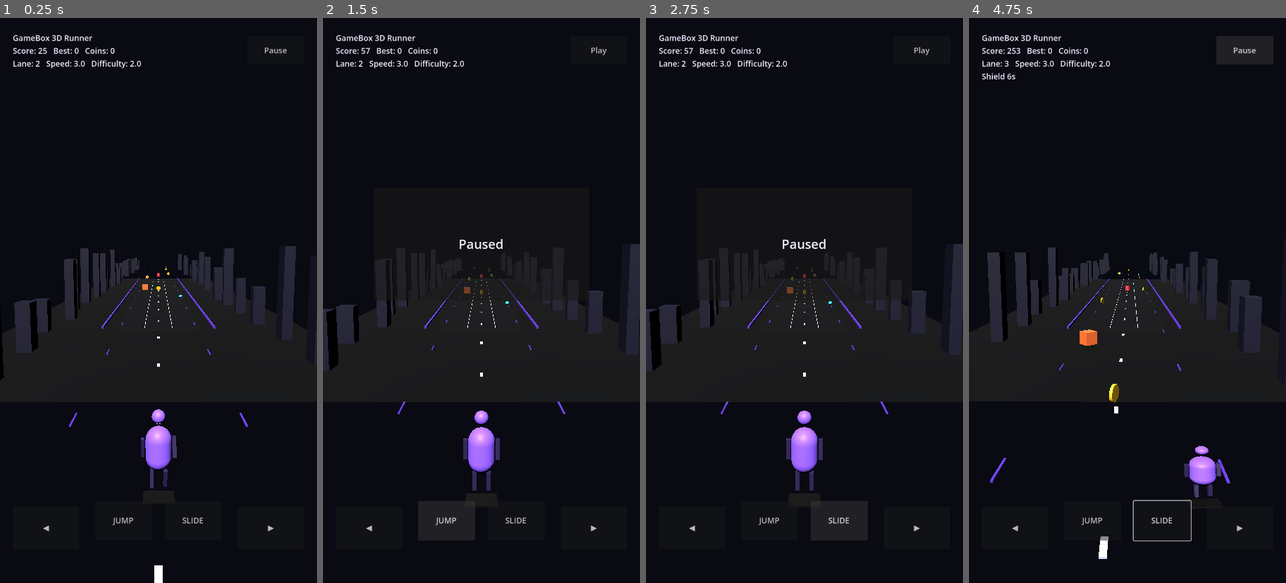
Above: before the commit, frames 1-4 (left to right).
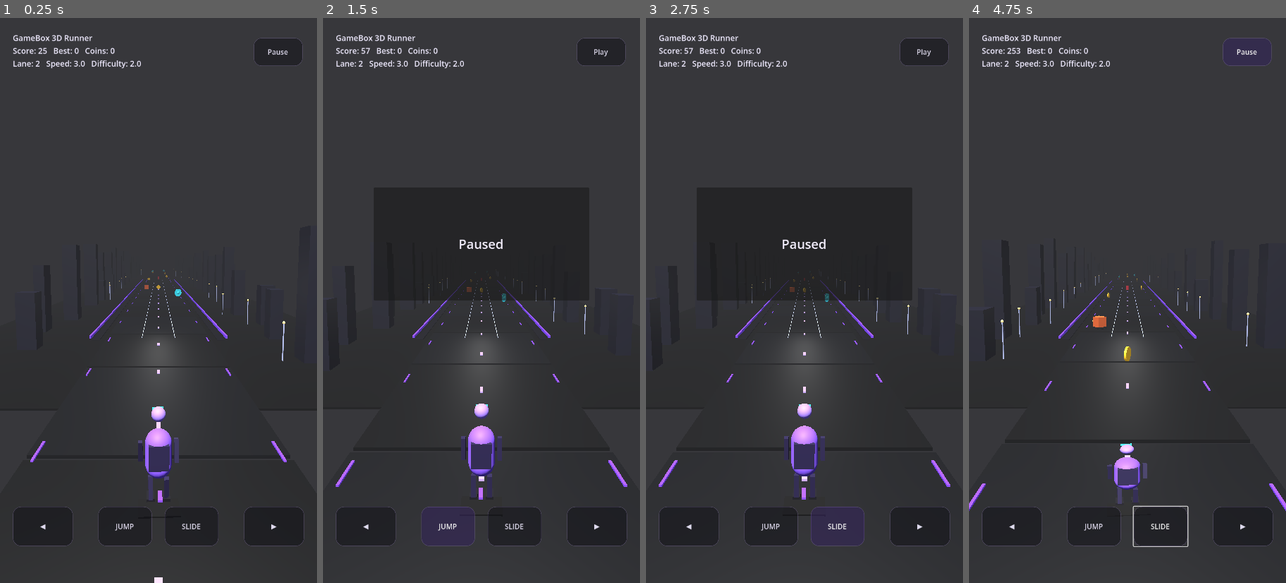
Above: after the commit, the same moments.

Repository: rahul12662006-cloud/GameBox3DRunnerGodot
Game: Godot game, scene res://scenes/Main.tscn
Same seed, same stepped clock (60 frames per second), same inputs: the game is played once before the commit and once after it.
Inputs:
- Up to frame 1 (0.25 s): no input
- Up to frame 2 (1.5 s): click "Pause" at 0.5 s; click "JUMP" at 1.25 s
- Up to frame 3 (2.75 s): click "SLIDE" at 2 s
- Up to frame 4 (4.75 s): click "Play" at 2.75 s; hold Right (lane_right) 3.53-4.28 s; hold Shift (slide) 3.53-4.28 s; hold Left (lane_left) from 4.28 s (still down); tap Shift (slide) at 4.35 s

The runs differ from the first frame. In frame 1, 79% of the frame differs, in the area x 0-100%, y 0-100%; in frame 2, 69%; in frame 3, 69%; in frame 4, 80%.

Commit message:
Polish Godot runner low poly visuals

Diff:
--- a/scripts/Main.gd
+++ b/scripts/Main.gd
@@ -1,13 +1,13 @@
 extends Node3D
 
 # GameBox 3D Runner - Android-safe real 3D prototype.
-# Phase 5A.3: runner motion-feel pass with character animation, camera motion and scrolling world cues.
+# Phase 5A.4: procedural low-poly polish pass with cleaner UI, environment, obstacles and feedback.
 
 const LANES = [-1.65, 0.0, 1.65]
 const PLAYER_Z = 3.2
-const SPAWN_Z = -82.0
-const DESPAWN_Z = 8.5
-const BASE_Y = 0.68
+const SPAWN_Z = -92.0
+const DESPAWN_Z = 9.5
+const BASE_Y = 0.64
 
 var config = {
 	"gameName": "GameBox 3D Runner",
@@ -54,8 +54,13 @@
 var player_arm_r
 var player_leg_l
 var player_leg_r
+var player_head
+var player_trail_nodes = []
 var run_cycle = 0.0
 var last_lane_index = 1
+var screen_shake_timer = 0.0
+var feedback_label
+var feedback_timer = 0.0
 
 func _ready():
 	randomize()
@@ -134,27 +139,40 @@
 	save.save("user://runner_score.cfg")
 
 func create_materials():
-	mats["road"] = make_mat(Color(0.025, 0.028, 0.040))
-	mats["road_side"] = make_mat(Color(0.32, 0.18, 0.72))
+	mats["road"] = make_mat(Color(0.020, 0.024, 0.034))
+	mats["road_panel"] = make_mat(Color(0.032, 0.038, 0.055))
+	mats["road_side"] = make_mat(Color(0.48, 0.25, 1.00), true, 0.45)
 	mats["lane"] = make_mat(Color(0.72, 0.76, 0.92))
+	mats["lane_glow"] = make_mat(Color(0.70, 0.58, 1.0), true, 0.35)
 	mats["player"] = make_mat(character_color())
-	mats["player_dark"] = make_mat(Color(0.15, 0.11, 0.28))
-	mats["coin"] = make_mat(Color(1.0, 0.78, 0.12))
-	mats["powerup"] = make_mat(Color(0.18, 0.88, 0.95))
-	mats["obstacle"] = make_mat(Color(1.0, 0.22, 0.30))
+	mats["player_light"] = make_mat(character_color().lightened(0.25), true, 0.10)
+	mats["player_dark"] = make_mat(Color(0.13, 0.10, 0.25))
+	mats["shoe"] = make_mat(Color(0.06, 0.055, 0.09))
+	mats["coin"] = make_mat(Color(1.0, 0.78, 0.12), true, 0.55)
+	mats["powerup"] = make_mat(Color(0.18, 0.88, 0.95), true, 0.70)
+	mats["obstacle"] = make_mat(Color(1.0, 0.20, 0.28))
+	mats["obstacle_dark"] = make_mat(Color(0.42, 0.06, 0.10))
 	mats["box"] = make_mat(Color(0.95, 0.42, 0.18))
-	mats["shadow"] = make_mat(Color(0.0, 0.0, 0.0, 0.45))
-	mats["env_dark"] = make_mat(Color(0.08, 0.08, 0.16))
+	mats["box_band"] = make_mat(Color(1.0, 0.78, 0.42))
+	mats["shadow"] = make_mat(Color(0.0, 0.0, 0.0, 0.48))
+	mats["env_dark"] = make_mat(Color(0.075, 0.075, 0.14))
+	mats["env_mid"] = make_mat(Color(0.11, 0.11, 0.20))
+	mats["window"] = make_mat(Color(0.48, 0.55, 0.88), true, 0.30)
 	mats["env_green"] = make_mat(Color(0.05, 0.32, 0.14))
 	mats["env_desert"] = make_mat(Color(0.52, 0.31, 0.14))
 	mats["env_snow"] = make_mat(Color(0.78, 0.88, 0.98))
-	mats["env_cyber"] = make_mat(Color(0.10, 0.72, 0.95))
-
-func make_mat(color):
+	mats["env_cyber"] = make_mat(Color(0.10, 0.72, 0.95), true, 0.90)
+	mats["lamp"] = make_mat(Color(1.0, 0.86, 0.52), true, 1.0)
+
+func make_mat(color, emission_enabled := false, emission_energy := 0.0):
 	var mat = StandardMaterial3D.new()
 	mat.albedo_color = color
-	mat.roughness = 0.55
-	mat.metallic = 0.02
+	mat.roughness = 0.62
+	mat.metallic = 0.0
+	if emission_enabled:
+		mat.emission_enabled = true
+		mat.emission = color
+		mat.emission_energy_multiplier = emission_energy
 	return mat
 
 func character_color():
@@ -193,49 +211,70 @@
 	var e = Environment.new()
 	e.background_mode = Environment.BG_COLOR
 	match map_key():
-		"jungle": e.background_color = Color(0.02, 0.12, 0.08)
-		"desert": e.background_color = Color(0.20, 0.12, 0.06)
-		"snow": e.background_color = Color(0.12, 0.16, 0.22)
-		"cyber": e.background_color = Color(0.02, 0.02, 0.08)
-		_: e.background_color = Color(0.035, 0.04, 0.07)
+		"jungle": e.background_color = Color(0.015, 0.09, 0.06)
+		"desert": e.background_color = Color(0.18, 0.10, 0.045)
+		"snow": e.background_color = Color(0.10, 0.14, 0.20)
+		"cyber": e.background_color = Color(0.008, 0.010, 0.035)
+		_: e.background_color = Color(0.018, 0.022, 0.040)
+	e.ambient_light_source = Environment.AMBIENT_SOURCE_COLOR
+	e.ambient_light_color = Color(0.40, 0.42, 0.55)
+	e.ambient_light_energy = 0.65
+	e.fog_enabled = true
+	e.fog_density = 0.028
+	e.fog_light_color = e.background_color.lightened(0.20)
 	env.environment = e
 	add_child(env)
 	RenderingServer.set_default_clear_color(e.background_color)
 
 	var sun = DirectionalLight3D.new()
-	sun.light_energy = 2.25
-	sun.rotation_degrees = Vector3(-54, -18, 0)
+	sun.light_energy = 2.65
+	sun.rotation_degrees = Vector3(-58, -22, 0)
 	add_child(sun)
 	var fill = OmniLight3D.new()
-	fill.position = Vector3(0, 4.5, 5.8)
-	fill.light_energy = 1.45
-	fill.omni_range = 22.0
+	fill.position = Vector3(0, 4.2, 4.2)
+	fill.light_energy = 1.85
+	fill.omni_range = 24.0
 	add_child(fill)
+	var rim = OmniLight3D.new()
+	rim.position = Vector3(0, 2.5, -12.0)
+	rim.light_energy = 1.05
+	rim.omni_range = 30.0
+	add_child(rim)
 
 	create_road()
 	create_environment_props()
 
 func create_road():
 	road_dash_nodes.clear()
-	add_box("GroundPlane", Vector3(0, -0.06, -32), Vector3(18.0, 0.05, 60.0), make_mat(Color(0.012, 0.014, 0.025)), world_root)
-	add_box("Road", Vector3(0, 0, -36), Vector3(5.1, 0.08, 46.0), mats["road"], world_root)
-	add_box("LeftRail", Vector3(-3.35, 0.14, -36), Vector3(0.12, 0.12, 46.0), mats["road_side"], world_root)
-	add_box("RightRail", Vector3(3.35, 0.14, -36), Vector3(0.12, 0.12, 46.0), mats["road_side"], world_root)
+	add_box("GroundPlane", Vector3(0, -0.09, -38), Vector3(20.0, 0.055, 74.0), make_mat(Color(0.009, 0.010, 0.018)), world_root)
+
+	# Segmented road plates give visible forward motion instead of one flat slab.
+	for i in range(16):
+		var z = -84.0 + float(i) * 6.0
+		var mat = mats["road"] if i % 2 == 0 else mats["road_panel"]
+		var plate = add_box("RoadPlate", Vector3(0, 0, z), Vector3(5.35, 0.08, 5.82), mat, world_root)
+		road_dash_nodes.append(plate)
+
+	add_box("LeftRail", Vector3(-3.45, 0.16, -38), Vector3(0.10, 0.13, 58.0), mats["road_side"], world_root)
+	add_box("RightRail", Vector3(3.45, 0.16, -38), Vector3(0.10, 0.13, 58.0), mats["road_side"], world_root)
+	add_box("LeftShoulder", Vector3(-3.15, 0.02, -38), Vector3(0.36, 0.04, 58.0), make_mat(Color(0.035, 0.030, 0.070)), world_root)
+	add_box("RightShoulder", Vector3(3.15, 0.02, -38), Vector3(0.36, 0.04, 58.0), make_mat(Color(0.035, 0.030, 0.070)), world_root)
+
 	for x in [-0.83, 0.83]:
-		add_box("Lane", Vector3(x, 0.13, -36), Vector3(0.028, 0.035, 46.0), mats["lane"], world_root)
-	for z in range(-80, 8, 5):
-		var dash = add_box("Dash", Vector3(0, 0.17, float(z)), Vector3(0.12, 0.035, 0.40), mats["lane"], world_root)
+		add_box("LaneLine", Vector3(x, 0.14, -38), Vector3(0.025, 0.035, 58.0), mats["lane"], world_root)
+	for z in range(-88, 8, 4):
+		var dash = add_box("CenterDash", Vector3(0, 0.18, float(z)), Vector3(0.10, 0.035, 0.42), mats["lane_glow"], world_root)
 		road_dash_nodes.append(dash)
-	for side_x in [-2.25, 2.25]:
-		for z in range(-82, 8, 7):
-			var side_dash = add_box("SpeedDash", Vector3(side_x, 0.18, float(z)), Vector3(0.055, 0.035, 0.80), mats["road_side"], world_root)
+	for side_x in [-2.40, 2.40]:
+		for z in range(-88, 8, 5):
+			var side_dash = add_box("EdgeDash", Vector3(side_x, 0.18, float(z)), Vector3(0.055, 0.035, 0.72), mats["road_side"], world_root)
 			road_dash_nodes.append(side_dash)
 
 func create_environment_props():
 	env_motion_nodes.clear()
 	var key = map_key()
-	for i in range(26):
-		var z = -78.0 + float(i) * 4.5
+	for i in range(34):
+		var z = -92.0 + float(i) * 4.1
 		var left_x = -5.9 - randf() * 1.2
 		var right_x = 5.9 + randf() * 1.2
 		match key:
@@ -264,11 +303,20 @@
 
 func create_building(x, z):
 	var group = create_prop_group("BuildingGroup", x, z)
-	var h = randf_range(1.6, 5.2)
-	var w = randf_range(0.55, 1.05)
-	add_box("Building", Vector3(0, h * 0.5, 0), Vector3(w, h, randf_range(0.65, 1.05)), mats["env_dark"], group)
-	if randf() > 0.45:
-		add_box("WindowGlow", Vector3(0, h * 0.62, -0.56), Vector3(w * 0.42, 0.08, 0.018), mats["road_side"], group)
+	var h = randf_range(2.0, 6.2)
+	var w = randf_range(0.60, 1.15)
+	add_box("Building", Vector3(0, h * 0.5, 0), Vector3(w, h, randf_range(0.70, 1.18)), mats["env_dark"], group)
+	var floors = clamp(int(h * 1.35), 3, 9)
+	for f in range(floors):
+		if randf() > 0.32:
+			var y = 0.65 + float(f) * 0.45
+			add_box("Window", Vector3(-w * 0.18, y, -0.60), Vector3(0.10, 0.055, 0.018), mats["window"], group)
+			add_box("Window", Vector3(w * 0.18, y, -0.60), Vector3(0.10, 0.055, 0.018), mats["window"], group)
+	# occasional street light / sign for depth and premium feel
+	if randf() > 0.62:
+		var lamp_x = -sign(x) * 1.15
+		add_cylinder("LampPost", Vector3(lamp_x, 0.75, 0.15), 0.025, 1.5, mats["lane"], group)
+		add_sphere("Lamp", Vector3(lamp_x, 1.55, 0.15), Vector3(0.12, 0.12, 0.12), mats["lamp"], group)
 
 func create_tree(x, z):
 	var group = create_prop_group("TreeGroup", x, z)
@@ -296,21 +344,30 @@
 	player_root.position = Vector3(LANES[lane_index], BASE_Y, PLAYER_Z)
 	player_body = Node3D.new()
 	player_root.add_child(player_body)
-	add_box("PlayerShadow", Vector3(0, -0.46, 0.10), Vector3(0.55, 0.025, 0.34), mats["shadow"], player_body)
-	add_capsule("Body", Vector3(0, 0.40, 0), 0.23, 0.78, mats["player"], player_body)
-	add_sphere("Head", Vector3(0, 0.98, 0), Vector3(0.24, 0.24, 0.24), mats["player"], player_body)
-	add_box("Chest", Vector3(0, 0.37, -0.05), Vector3(0.32, 0.32, 0.08), mats["player_dark"], player_body)
-	player_arm_l = add_box("ArmL", Vector3(-0.28, 0.42, 0), Vector3(0.07, 0.36, 0.07), mats["player_dark"], player_body)
-	player_arm_r = add_box("ArmR", Vector3(0.28, 0.42, 0), Vector3(0.07, 0.36, 0.07), mats["player_dark"], player_body)
-	player_leg_l = add_box("LegL", Vector3(-0.12, -0.16, 0), Vector3(0.07, 0.32, 0.08), mats["player_dark"], player_body)
-	player_leg_r = add_box("LegR", Vector3(0.12, -0.16, 0), Vector3(0.07, 0.32, 0.08), mats["player_dark"], player_body)
+	add_box("PlayerShadow", Vector3(0, -0.43, 0.10), Vector3(0.62, 0.025, 0.38), mats["shadow"], player_body)
+	add_capsule("Torso", Vector3(0, 0.38, 0), 0.20, 0.74, mats["player"], player_body)
+	add_box("ChestPlate", Vector3(0, 0.42, -0.10), Vector3(0.34, 0.25, 0.07), mats["player_light"], player_body)
+	add_box("Backpack", Vector3(0, 0.40, 0.16), Vector3(0.30, 0.38, 0.08), mats["player_dark"], player_body)
+	player_head = add_sphere("Head", Vector3(0, 0.96, -0.02), Vector3(0.22, 0.22, 0.22), mats["player_light"], player_body)
+	add_box("Visor", Vector3(0, 0.98, -0.22), Vector3(0.18, 0.045, 0.025), mats["powerup"], player_body)
+	player_arm_l = add_box("ArmL", Vector3(-0.27, 0.42, 0), Vector3(0.065, 0.34, 0.065), mats["player_dark"], player_body)
+	player_arm_r = add_box("ArmR", Vector3(0.27, 0.42, 0), Vector3(0.065, 0.34, 0.065), mats["player_dark"], player_body)
+	player_leg_l = add_box("LegL", Vector3(-0.12, -0.17, 0), Vector3(0.07, 0.34, 0.08), mats["player_dark"], player_body)
+	player_leg_r = add_box("LegR", Vector3(0.12, -0.17, 0), Vector3(0.07, 0.34, 0.08), mats["player_dark"], player_body)
+	add_box("ShoeL", Vector3(-0.12, -0.36, -0.07), Vector3(0.12, 0.045, 0.20), mats["shoe"], player_body)
+	add_box("ShoeR", Vector3(0.12, -0.36, -0.07), Vector3(0.12, 0.045, 0.20), mats["shoe"], player_body)
+	player_trail_nodes.clear()
+	for i in range(3):
+		var trail = add_box("RunTrail", Vector3(0, 0.05, 0.35 + float(i) * 0.20), Vector3(0.06, 0.028, 0.20), mats["road_side"], player_body)
+		trail.visible = false
+		player_trail_nodes.append(trail)
 
 func create_camera():
 	camera = Camera3D.new()
 	camera.name = "Camera"
-	camera.position = Vector3(0, 4.75, 10.2)
-	camera.look_at(Vector3(0, 0.95, -20), Vector3.UP)
-	camera.fov = 72
+	camera.position = Vector3(0, 4.15, 8.20)
+	camera.look_at(Vector3(0, 1.10, -16), Vector3.UP)
+	camera.fov = 78
 	camera.current = true
 	add_child(camera)
 
@@ -331,20 +388,31 @@
 	hud_label.add_theme_color_override("font_color", Color(0.94, 0.92, 1.0))
 	root.add_child(hud_label)
 
-	pause_button = make_button("Pause", 0.78, 0.032, 0.96, 0.082)
+	feedback_label = Label.new()
+	feedback_label.anchor_left = 0.30
+	feedback_label.anchor_right = 0.70
+	feedback_label.anchor_top = 0.18
+	feedback_label.anchor_bottom = 0.24
+	feedback_label.horizontal_alignment = HORIZONTAL_ALIGNMENT_CENTER
+	feedback_label.add_theme_font_size_override("font_size", 22)
+	feedback_label.add_theme_color_override("font_color", Color(1.0, 0.86, 0.26))
+	feedback_label.text = ""
+	root.add_child(feedback_label)
+
+	pause_button = make_button("Pause", 0.80, 0.035, 0.955, 0.085)
 	pause_button.pressed.connect(toggle_pause)
 	root.add_child(pause_button)
 
-	var left_btn = make_button("◀", 0.04, 0.865, 0.25, 0.94)
+	var left_btn = make_button("◀", 0.04, 0.865, 0.23, 0.935)
 	left_btn.pressed.connect(lane_left)
 	root.add_child(left_btn)
-	var right_btn = make_button("▶", 0.75, 0.865, 0.96, 0.94)
+	var right_btn = make_button("▶", 0.77, 0.865, 0.96, 0.935)
 	right_btn.pressed.connect(lane_right)
 	root.add_child(right_btn)
-	var jump_btn = make_button("JUMP", 0.30, 0.855, 0.48, 0.925)
+	var jump_btn = make_button("JUMP", 0.31, 0.865, 0.48, 0.935)
 	jump_btn.pressed.connect(jump)
 	root.add_child(jump_btn)
-	var slide_btn = make_button("SLIDE", 0.52, 0.855, 0.70, 0.925)
+	var slide_btn = make_button("SLIDE", 0.52, 0.865, 0.69, 0.935)
 	slide_btn.pressed.connect(slide)
 	root.add_child(slide_btn)
 
@@ -376,9 +444,26 @@
 	btn.anchor_top = t
 	btn.anchor_right = r
 	btn.anchor_bottom = b
-	btn.add_theme_font_size_override("font_size", 18)
-	btn.modulate = Color(1, 1, 1, 0.82)
+	btn.add_theme_font_size_override("font_size", 16)
+	btn.add_theme_color_override("font_color", Color(0.94, 0.92, 1.0, 0.92))
+	btn.add_theme_stylebox_override("normal", button_style(Color(0.045, 0.045, 0.070, 0.46)))
+	btn.add_theme_stylebox_override("hover", button_style(Color(0.20, 0.14, 0.35, 0.58)))
+	btn.add_theme_stylebox_override("pressed", button_style(Color(0.50, 0.32, 0.95, 0.72)))
 	return btn
+
+func button_style(color):
+	var style = StyleBoxFlat.new()
+	style.bg_color = color
+	style.corner_radius_top_left = 18
+	style.corner_radius_top_right = 18
+	style.corner_radius_bottom_left = 18
+	style.corner_radius_bottom_right = 18
+	style.border_width_left = 1
+	style.border_width_top = 1
+	style.border_width_right = 1
+	style.border_width_bottom = 1
+	style.border_color = Color(0.75, 0.62, 1.0, 0.18)
+	return style
 
 func reset_game():
 	for item in items:
@@ -388,6 +473,10 @@
 	lane_index = 1
 	last_lane_index = 1
 	run_cycle = 0.0
+	screen_shake_timer = 0.0
+	feedback_timer = 0.0
+	if feedback_label:
+		feedback_label.text = ""
 	player_y = BASE_Y
 	vertical_velocity = 0.0
 	on_ground = true
@@ -404,8 +493,8 @@
 	restart_button.visible = false
 	pause_button.text = "Pause"
 	player_root.position = Vector3(LANES[lane_index], BASE_Y, PLAYER_Z)
-	for i in range(8):
-		spawn_item(-22.0 - float(i) * 9.2)
+	for i in range(9):
+		spawn_item(-24.0 - float(i) * 9.8)
 	update_hud()
 
 func game_speed():
@@ -448,7 +537,10 @@
 	player_body.rotation_degrees.z = lerp(player_body.rotation_degrees.z, lane_lean, min(delta * 8.0, 1.0))
 	player_body.rotation_degrees.y = sin(run_cycle * 0.8) * 3.5
 	player_body.rotation_degrees.x = lerp(player_body.rotation_degrees.x, -13.0 if slide_timer > 0.0 else 0.0, min(delta * 9.0, 1.0))
+	if player_head:
+		player_head.position.y = 0.96 + run_bob * 0.45
 	animate_runner_limbs(delta)
+	update_runner_trails(delta)
 
 func animate_runner_limbs(delta):
 	if player_arm_l == null or player_leg_l == null:
@@ -462,10 +554,22 @@
 	player_leg_l.rotation_degrees.x = lerp(player_leg_l.rotation_degrees.x, swing_back * leg_amount, min(delta * 12.0, 1.0))
 	player_leg_r.rotation_degrees.x = lerp(player_leg_r.rotation_degrees.x, swing * leg_amount, min(delta * 12.0, 1.0))
 
+func update_runner_trails(delta):
+	var active = on_ground and slide_timer <= 0.0 and game_speed() > 8.5
+	for i in range(player_trail_nodes.size()):
+		var trail = player_trail_nodes[i]
+		if is_instance_valid(trail):
+			trail.visible = active and (sin(run_cycle * 1.7 + float(i)) > -0.2)
+			trail.position.z = 0.34 + float(i) * 0.18 + fmod(run_cycle * 0.08, 0.18)
+
+
 func update_powerups(delta):
 	shield_timer = max(0.0, shield_timer - delta)
 	magnet_timer = max(0.0, magnet_timer - delta)
 	double_timer = max(0.0, double_timer - delta)
+	feedback_timer = max(0.0, feedback_timer - delta)
+	if feedback_label and feedback_timer <= 0.0:
+		feedback_label.text = ""
 
 func update_spawning(delta):
 	spawn_timer -= delta
@@ -498,22 +602,26 @@
 	var move = game_speed() * delta
 	for dash in road_dash_nodes:
 		if is_instance_valid(dash):
-			dash.position.z += move * 1.55
-			if dash.position.z > 7.5:
-				dash.position.z -= 88.0
+			dash.position.z += move * 1.45
+			if dash.position.z > 10.0:
+				dash.position.z -= 96.0
 	for prop in env_motion_nodes:
 		if is_instance_valid(prop):
-			prop.position.z += move * 0.72
-			if prop.position.z > 9.0:
-				prop.position.z -= 118.0
+			prop.position.z += move * 0.78
+			if prop.position.z > 10.0:
+				prop.position.z -= 135.0
 
 func update_camera(delta):
-	var speed_push = clamp((game_speed() - 9.0) * 0.035, 0.0, 0.32)
-	var bob = sin(run_cycle * 0.55) * 0.045
-	var target_pos = Vector3(player_root.position.x * 0.24, 4.45 + bob, 9.45 - speed_push)
-	camera.position = camera.position.lerp(target_pos, min(delta * 4.8, 1.0))
-	camera.fov = lerp(camera.fov, 72.0 + speed_push * 10.0, min(delta * 2.5, 1.0))
-	camera.look_at(Vector3(player_root.position.x * 0.10, 1.15 + bob, -18.5), Vector3.UP)
+	var speed_push = clamp((game_speed() - 9.0) * 0.040, 0.0, 0.40)
+	var bob = sin(run_cycle * 0.58) * 0.050
+	var shake = Vector3.ZERO
+	if screen_shake_timer > 0.0:
+		screen_shake_timer = max(0.0, screen_shake_timer - delta)
+		shake = Vector3(randf_range(-0.10, 0.10), randf_range(-0.06, 0.06), 0) * (screen_shake_timer / 0.30)
+	var target_pos = Vector3(player_root.position.x * 0.18, 3.85 + bob, 8.15 - speed_push) + shake
+	camera.position = camera.position.lerp(target_pos, min(delta * 5.5, 1.0))
+	camera.fov = lerp(camera.fov, 78.0 + speed_push * 9.0, min(delta * 2.7, 1.0))
+	camera.look_at(Vector3(player_root.position.x * 0.08, 1.08 + bob, -18.0), Vector3.UP)
 
 func update_hud():
 	var score = int(distance_score)
@@ -567,21 +675,29 @@
 	match kind:
 		"coin":
 			add_cylinder("Coin", Vector3.ZERO, 0.22, 0.08, mats["coin"], root).rotation_degrees.x = 90
+			add_sphere("CoinGlow", Vector3.ZERO, Vector3(0.30, 0.30, 0.04), mats["coin"], root)
 		"powerup":
-			add_sphere("Powerup", Vector3.ZERO, Vector3(0.24, 0.24, 0.24), mats["powerup"], root)
+			add_sphere("PowerCore", Vector3.ZERO, Vector3(0.23, 0.23, 0.23), mats["powerup"], root)
+			add_cylinder("PowerRing", Vector3.ZERO, 0.32, 0.035, mats["powerup"], root).rotation_degrees.x = 90
 		"gate":
-			add_box("GateTop", Vector3(0, 0, 0), Vector3(0.72, 0.12, 0.12), mats["powerup"], root)
-			add_box("GateL", Vector3(-0.36, -0.66, 0), Vector3(0.06, 1.12, 0.08), mats["powerup"], root)
-			add_box("GateR", Vector3(0.36, -0.66, 0), Vector3(0.06, 1.12, 0.08), mats["powerup"], root)
+			add_box("GateTop", Vector3(0, 0, 0), Vector3(0.80, 0.12, 0.14), mats["powerup"], root)
+			add_box("GateL", Vector3(-0.40, -0.66, 0), Vector3(0.07, 1.12, 0.09), mats["powerup"], root)
+			add_box("GateR", Vector3(0.40, -0.66, 0), Vector3(0.07, 1.12, 0.09), mats["powerup"], root)
 		"ramp":
-			add_box("Ramp", Vector3.ZERO, Vector3(0.62, 0.24, 0.62), mats["box"], root)
+			add_box("RampBase", Vector3(0, -0.02, 0), Vector3(0.70, 0.20, 0.64), mats["box"], root)
+			add_box("RampStripe", Vector3(0, 0.12, -0.18), Vector3(0.56, 0.028, 0.06), mats["box_band"], root)
 			root.rotation_degrees.x = -12
 		"cone":
-			add_cylinder("Cone", Vector3.ZERO, 0.26, 0.62, mats["obstacle"], root)
+			add_cylinder("Cone", Vector3(0, 0.0, 0), 0.22, 0.58, mats["obstacle"], root)
+			add_box("ConeStripe", Vector3(0, 0.05, -0.22), Vector3(0.26, 0.035, 0.018), mats["box_band"], root)
 		"barrier":
-			add_box("Barrier", Vector3.ZERO, Vector3(0.82, 0.48, 0.28), mats["obstacle"], root)
+			add_box("Barrier", Vector3(0, 0.02, 0), Vector3(0.82, 0.40, 0.18), mats["obstacle"], root)
+			add_box("BarrierStripe", Vector3(0, 0.12, -0.11), Vector3(0.70, 0.05, 0.025), mats["box_band"], root)
+			add_box("BarrierBase", Vector3(0, -0.26, 0), Vector3(0.90, 0.08, 0.28), mats["obstacle_dark"], root)
 		_:
-			add_box("Box", Vector3.ZERO, Vector3(0.62, 0.62, 0.62), mats["box"], root)
+			add_box("Crate", Vector3.ZERO, Vector3(0.58, 0.58, 0.58), mats["box"], root)
+			add_box("CrateBandH", Vector3(0, 0.02, -0.31), Vector3(0.60, 0.055, 0.025), mats["box_band"], root)
+			add_box("CrateBandV", Vector3(0.18, 0.02, -0.32), Vector3(0.055, 0.58, 0.025), mats["box_band"], root)
 	return root
 
 func check_collision(item, remove_list):
@@ -609,18 +725,30 @@
 
 func collect_item(item):
 	if item.kind == "coin":
-		coins += 2 if double_timer > 0.0 else 1
+		var gain = 2 if double_timer > 0.0 else 1
+		coins += gain
 		distance_score += 30
+		show_feedback("+%d coin" % gain)
 	elif item.kind == "powerup":
 		var p = randi_range(0, 2)
 		if p == 0:
 			shield_timer = 6.0
+			show_feedback("Shield")
 		elif p == 1:
 			magnet_timer = 7.0
+			show_feedback("Magnet")
 		else:
 			double_timer = 8.0
+			show_feedback("2x Coins")
+
+func show_feedback(text):
+	if feedback_label:
+		feedback_label.text = text
+		feedback_timer = 1.0
+
 
 func end_game():
+	screen_shake_timer = 0.30
 	is_game_over = true
 	var final_score = int(distance_score)
 	if final_score > best_score:
Not shown, changed: README.md
